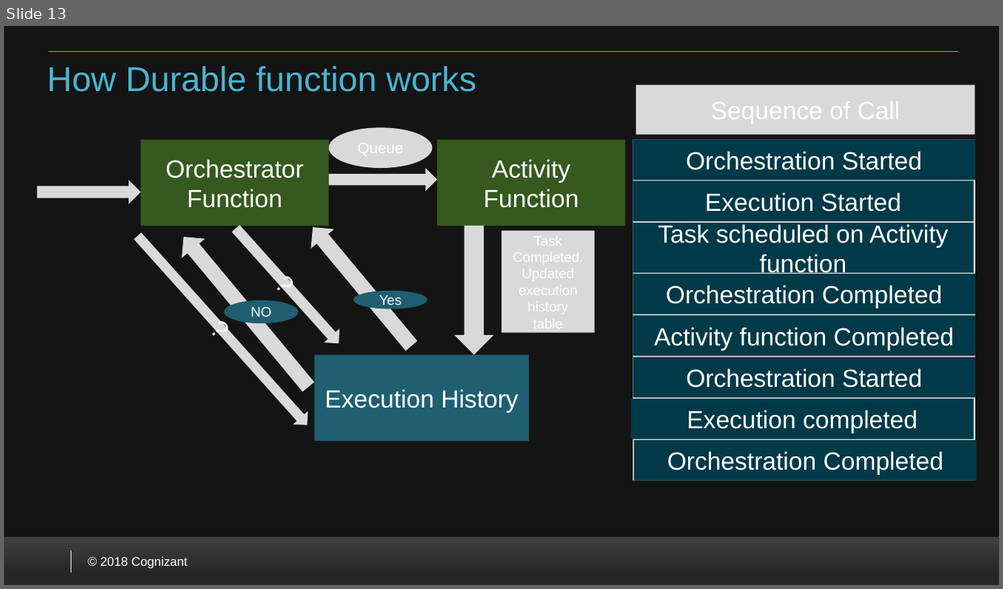
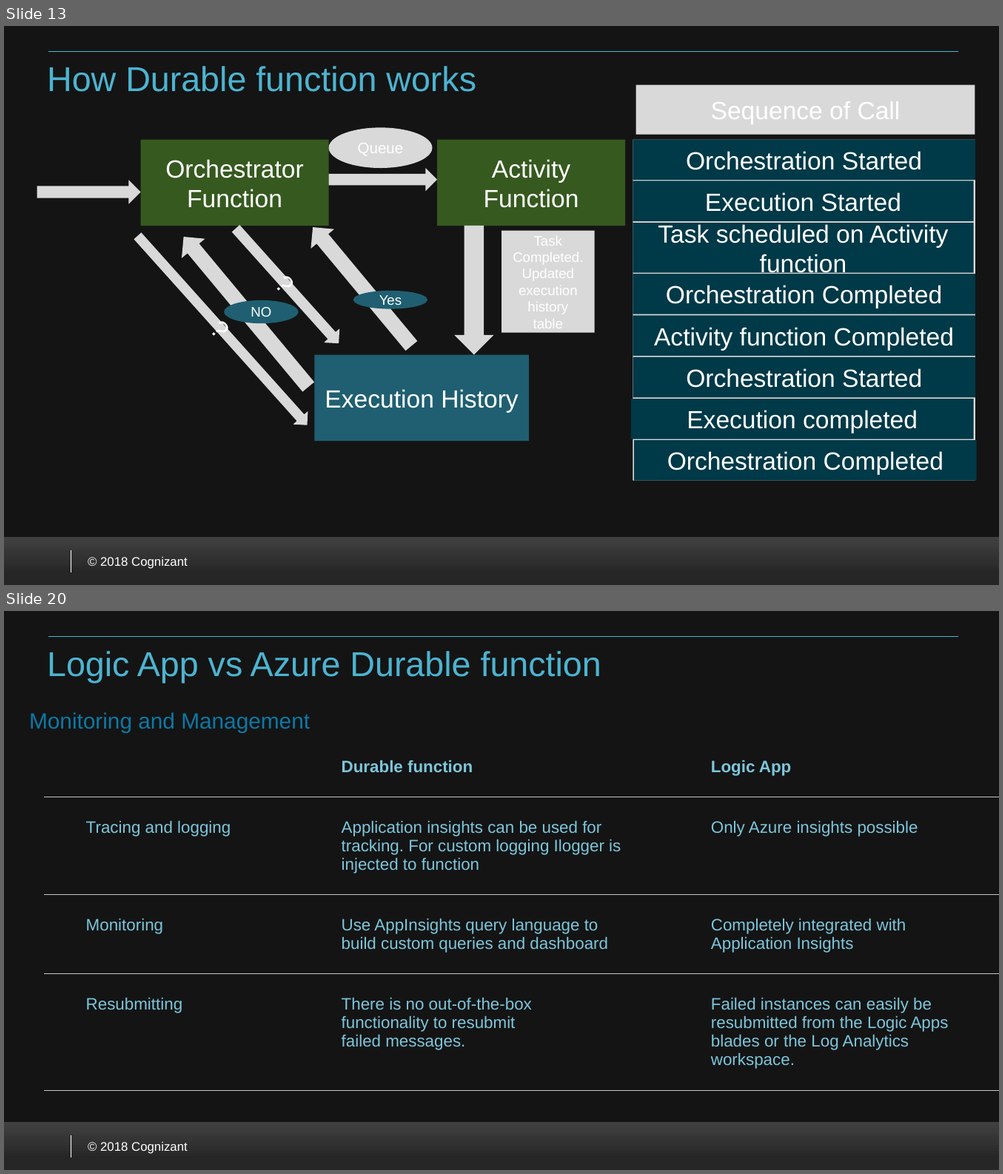
Before and after one commit to VenkateshSrini/MyDocuments, a slide deck: Azurefunction 2.0.pptx. Shown one above the other, each under a label of ours: slide 13 before the commit, slides 13 and 20 after it; the slides between them are not shown. The pictures are 1003x589 and 1003x1174 pixels, drawn with LibreOffice and Linux fonts; fonts in the diff are those of the drawing; background and template pictures are left out. Boxes give left, top, right and bottom in pixels: in the first picture for what was removed or moved away, otherwise in the second. Text is boxed around its words. In the diff, an @@ line names an element or a change of style, - is before the commit and + after.

```diff
--- a/Azurefunction 2.0.pptx
+++ b/Azurefunction 2.0.pptx
@@ slide 20 added at (4, 611, 999, 1170), background #FFFFFF; not listed: 5 template elements that a slide beside it also shows @@
@@ title added at (47, 651, 601, 684), 25 pt, text #4CB4D1 @@
+Logic App vs Azure Durable function
@@ text added at (29, 712, 310, 732), 16 pt, text #0D78A6 @@
+Monitoring and Management
@@ table added at (44, 736, 999, 1105), 4 rows, 3 columns @@
+ | Durable function | Logic App
+Tracing and logging | Application insights can be used for tracking. For custom logging Ilogger is injected to function | Only Azure insights possible
+Monitoring | Use AppInsights query language to build custom queries and dashboard | Completely integrated with Application Insights
+Resubmitting | There is no out-of-the-box / functionality to resubmit / failed messages. | Failed instances can easily be / resubmitted from the Logic Apps blades or the Log Analytics workspace.
```
Also in this commit, not shown: 7 other slides added.
